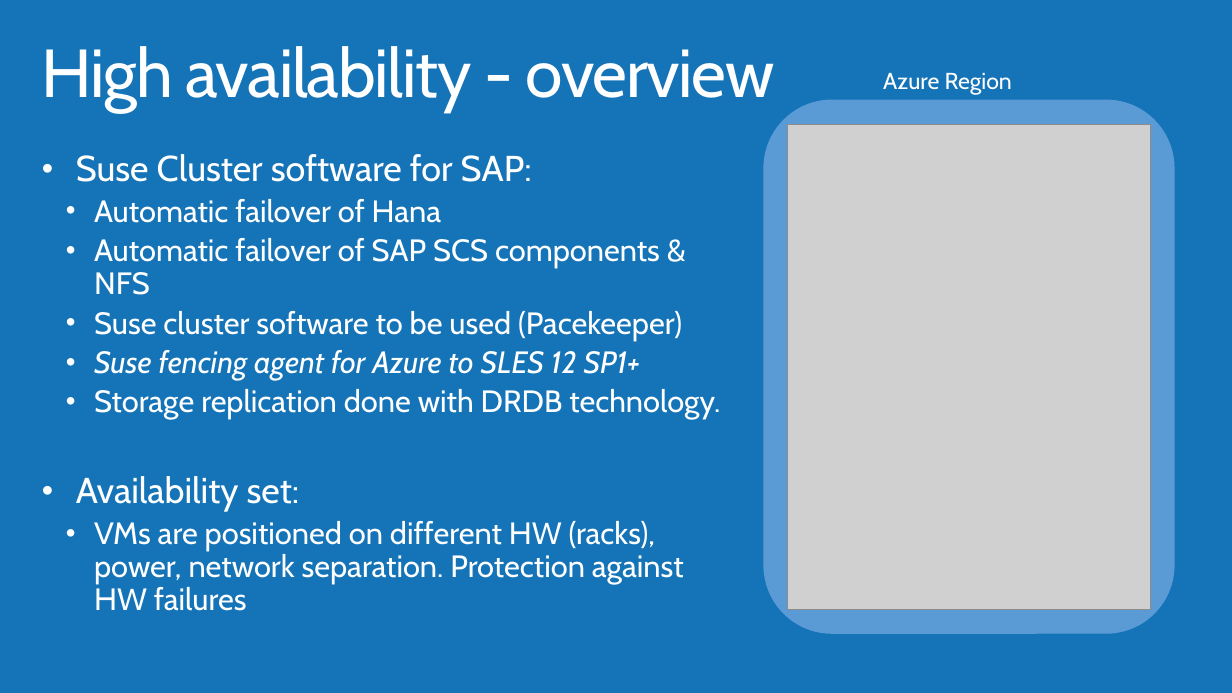
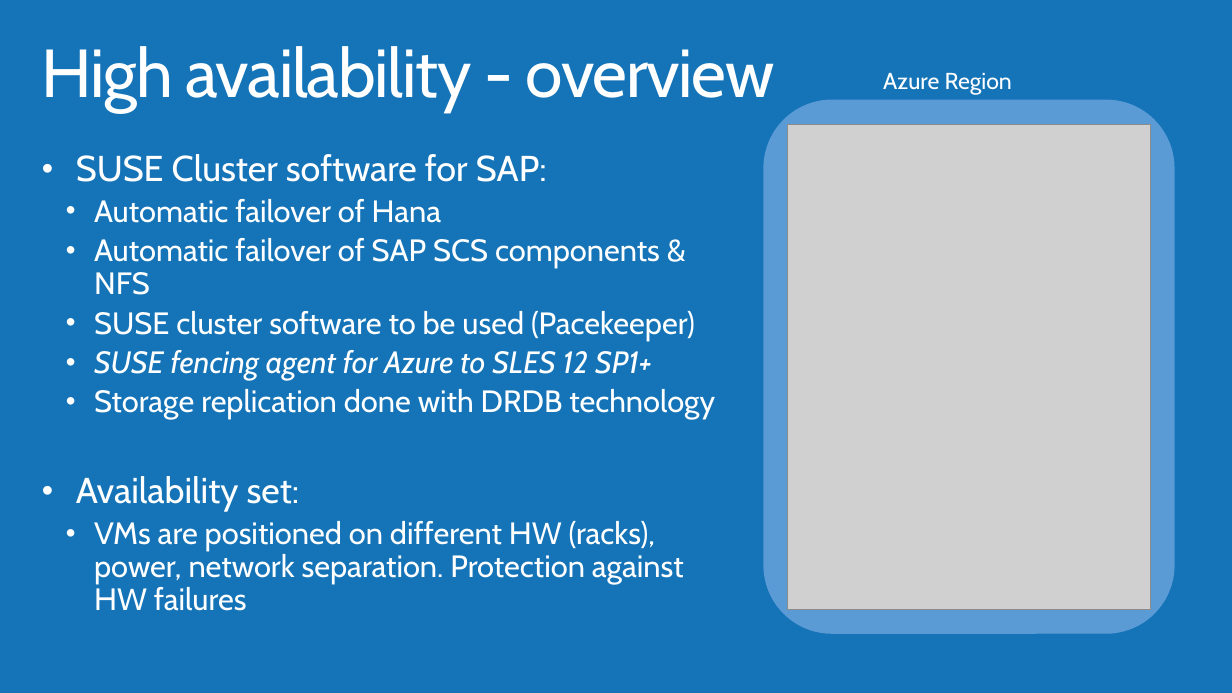
Before and after one commit to AzureCAT-GSI/SAP-on-Azure, a slide deck: slide 25 of Presentations/08_SAP_Business_Continuity.pptx. Drawn at 1232x693 pixels with LibreOffice and Linux fonts; fonts in the diff are those of the drawing; grey boxes stand for pictures; background and template pictures are left out. Boxes give left, top, right and bottom in pixels: in the first picture for what was removed or moved away, otherwise in the second. Text is boxed around its words. In the diff, an @@ line names an element or a change of style, - is before the commit and + after.

Commit message:
Minor typo/graphic fixes

```diff
--- a/Presentations/08_SAP_Business_Continuity.pptx
+++ b/Presentations/08_SAP_Business_Continuity.pptx
@@ text at (x1=76, y1=154, x2=547, y2=182): text changed @@
-• Suse Cluster software for SAP:
+• SUSE Cluster software for SAP:
@@ text at (x1=94, y1=311, x2=715, y2=419): text changed @@
-  • Suse cluster software to be used (Pacekeeper)
-  • Suse fencing agent for Azure to SLES 12 SP1+
-  • Storage replication done with DRDB technology.
+  • SUSE cluster software to be used (Pacekeeper)
+  • SUSE fencing agent for Azure to SLES 12 SP1+
+  • Storage replication done with DRDB technology
```
Also in this commit, not shown: 1 other slide changed.
